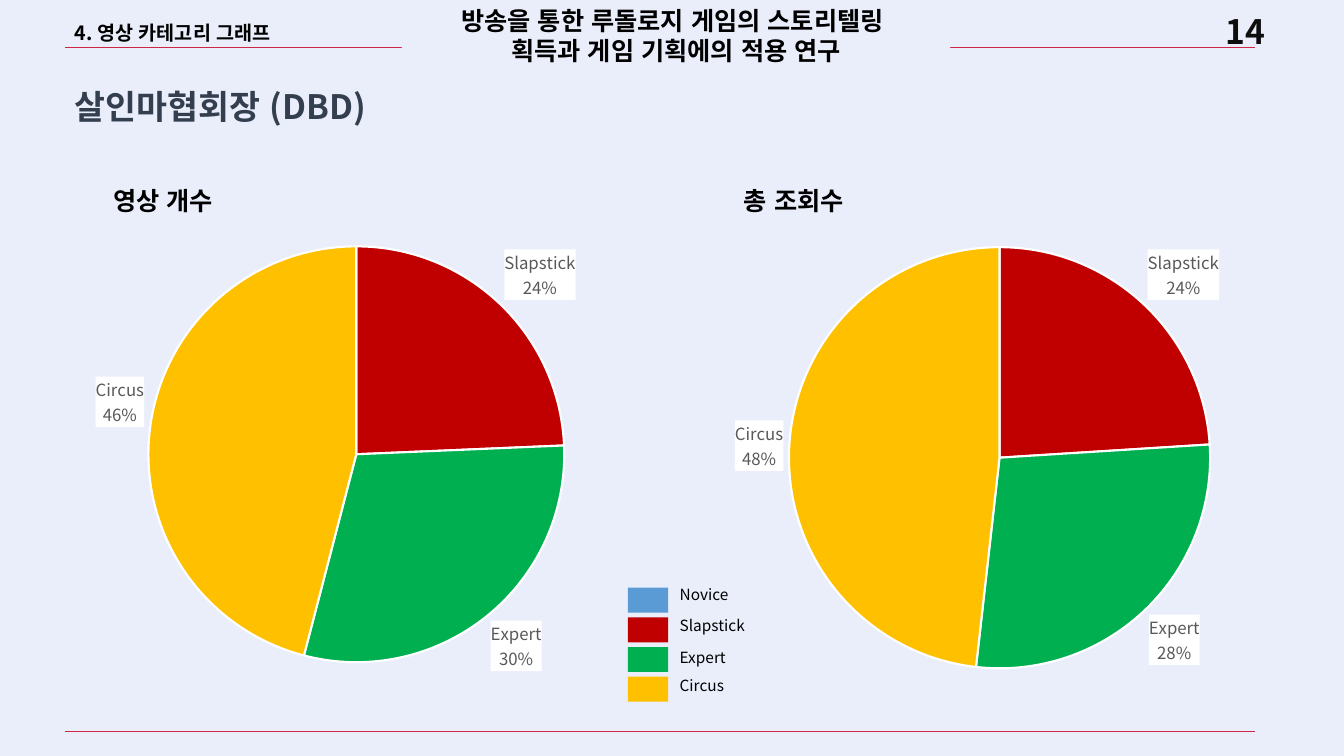
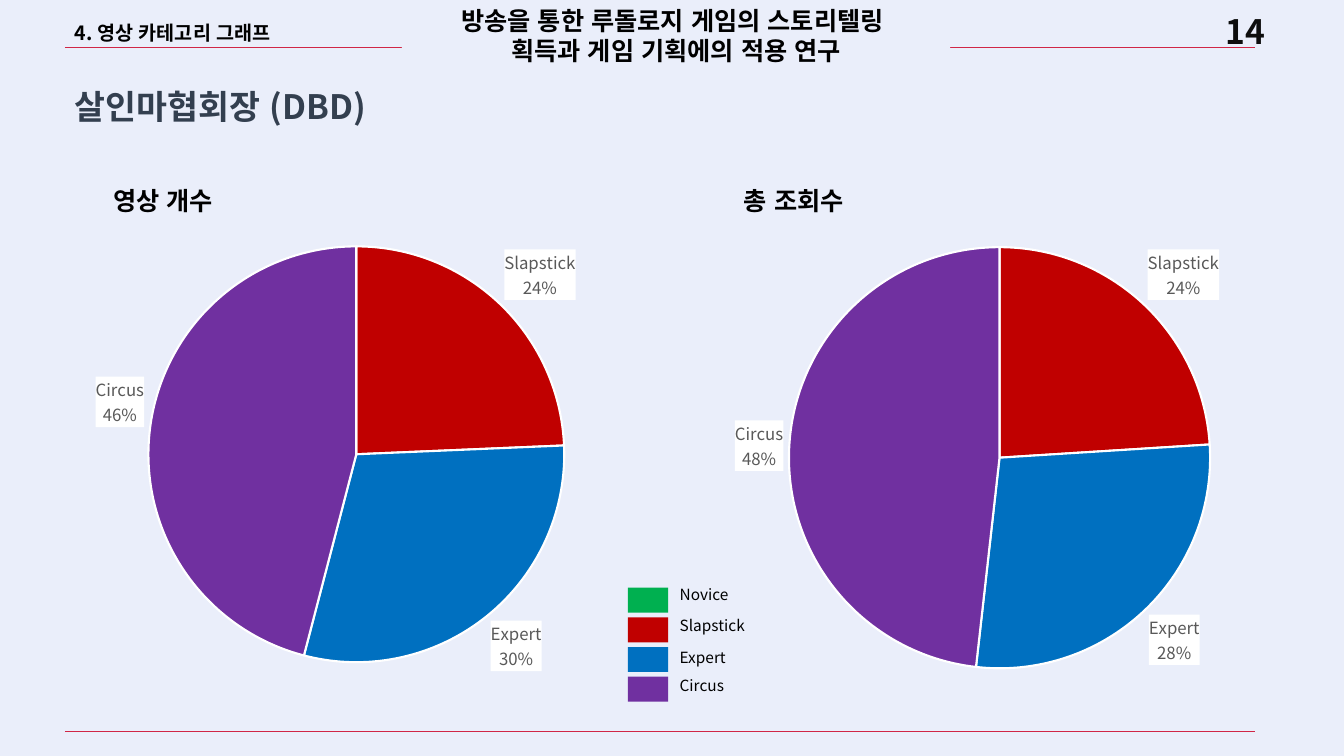
Before and after one commit to Bumizi/Thesis, a slide deck: slide 14 of 하계특훈 발표/200720_하계특훈_2014180011_김영범.pptx. Drawn at 1344x756 pixels with LibreOffice and Linux fonts; fonts in the diff are those of the drawing. Boxes give left, top, right and bottom in pixels: in the first picture for what was removed or moved away, otherwise in the second. Text is boxed around its words. In the diff, an @@ line names an element or a change of style, - is before the commit and + after.

```diff
--- a/하계특훈 발표/200720_하계특훈_2014180011_김영범.pptx
+++ b/하계특훈 발표/200720_하계특훈_2014180011_김영범.pptx
@@ pie chart at (0, 208, 702, 708) @@
@@ colours of single points changed @@
@@ pie chart at (642, 208, 1344, 708) @@
@@ colours of single points changed @@
@@ rectangle at (628, 588, 668, 613): fill #5B9BD5 to #00B050 @@
@@ rectangle at (628, 647, 668, 673): fill #00B050 to #0070C0 @@
@@ rectangle at (628, 677, 668, 702): fill #FFC000 to #7030A0 @@
```
Also in this commit, not shown: 5 other slides changed, 9 other files.
